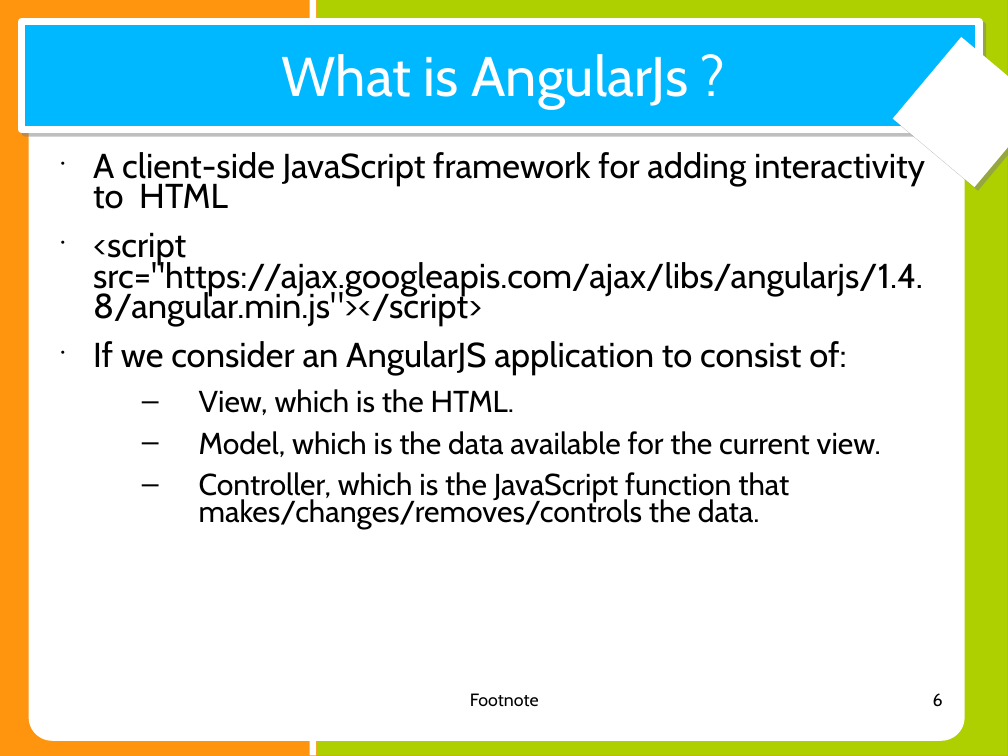
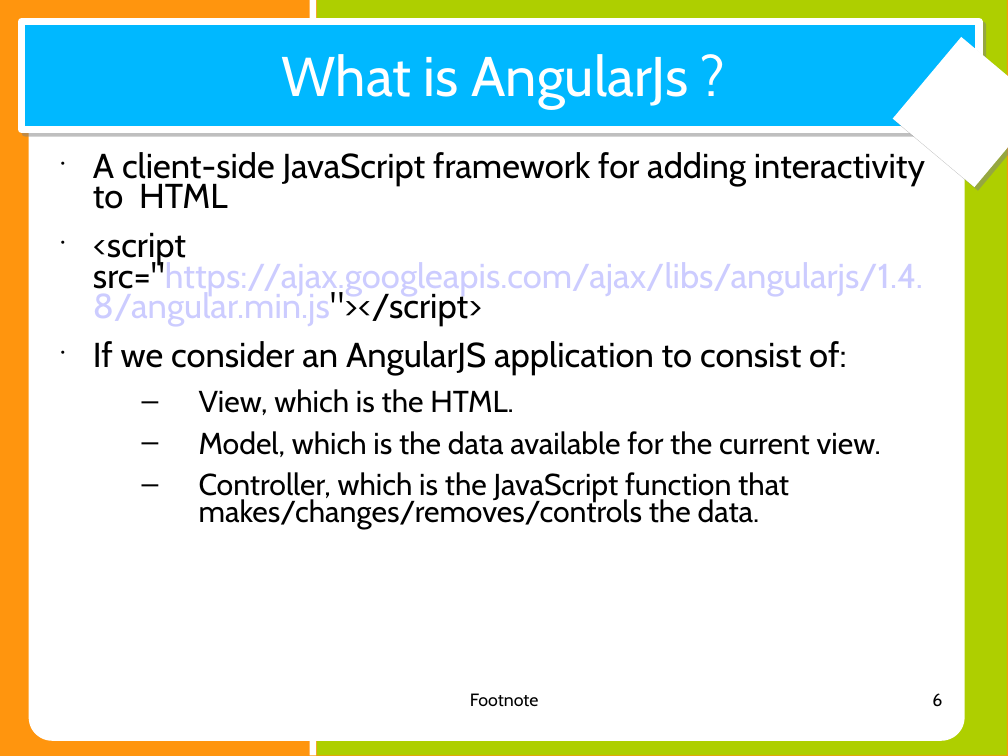
Before and after one commit to shikha-desai/Internship_PreWork, a slide deck: slide 6 of Web Development/AngularJS/AngularJS_Notes.ppt. Drawn at 1008x756 pixels with LibreOffice and Linux fonts; fonts in the diff are those of the drawing. Boxes give left, top, right and bottom in pixels: in the first picture for what was removed or moved away, otherwise in the second. Text is boxed around its words. In the diff, an @@ line names an element or a change of style, - is before the commit and + after.

```diff
--- a/Web Development/AngularJS/AngularJS_Notes.ppt
+++ b/Web Development/AngularJS/AngularJS_Notes.ppt
@@ text "A client-side JavaScript framework for ..." at (93, 152, 925, 529): text colour #000000 to #CCCCFF in "src="https://ajax.googleapis.com/ajax/libs/angularjs/1.4.8/a ..." @@
```
Also in this commit, not shown: 3 slides added, 1 other file.
